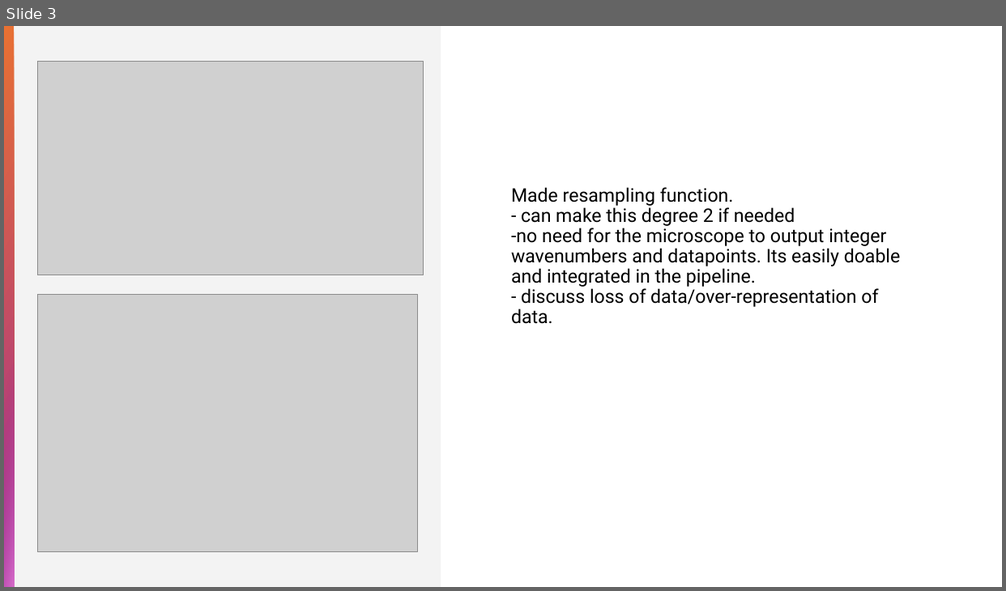
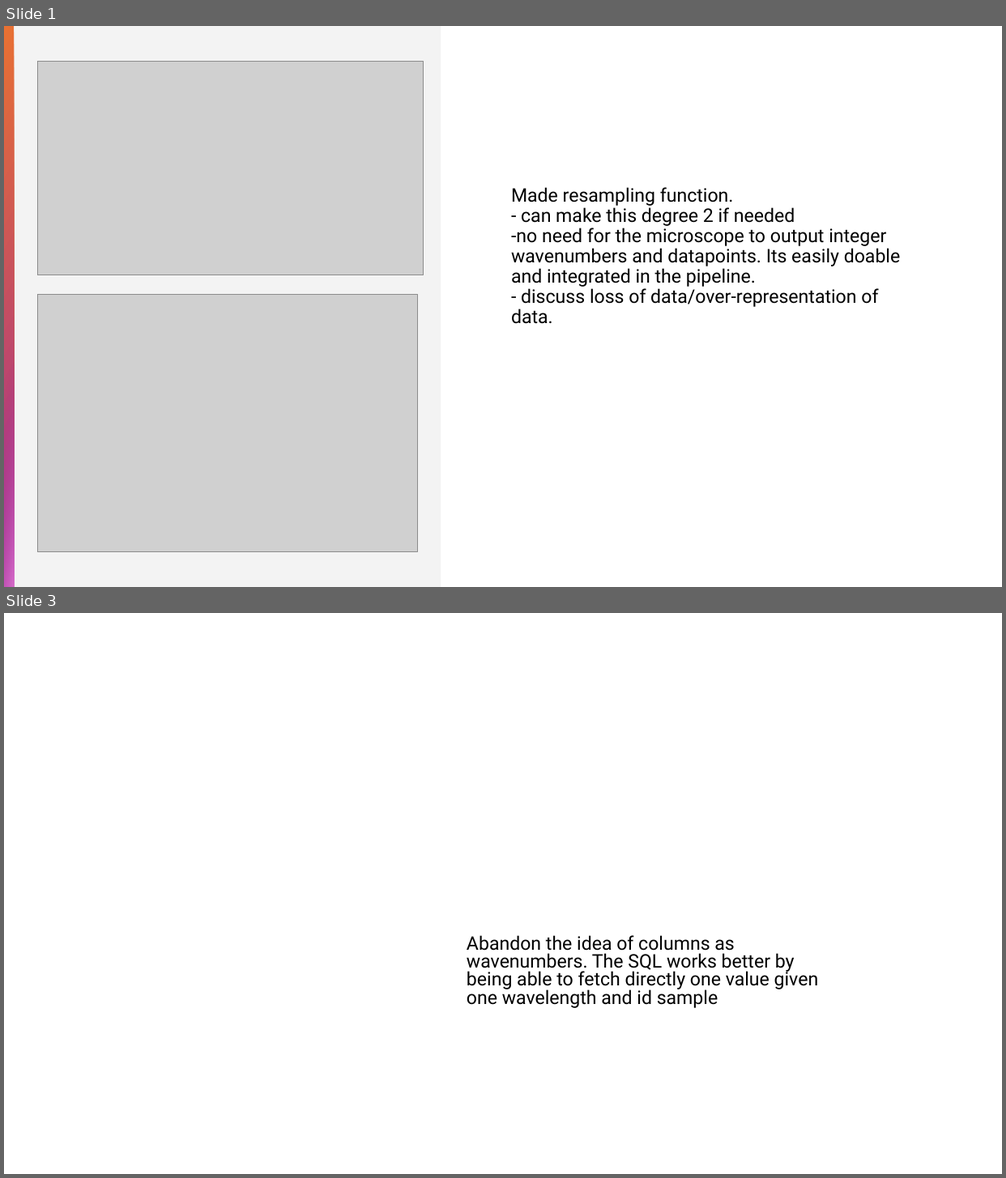
Before and after one commit to blichub/temp_raman_personal, a slide deck: raman_week8.pptx. Shown one above the other, each under a label of ours: slide 3 before the commit, slides 1 and 3 after it; the slides between them are not shown. The pictures are 1006x591 and 1006x1178 pixels, drawn with LibreOffice and Linux fonts; fonts in the diff are those of the drawing; grey boxes stand for pictures. Boxes give left, top, right and bottom in pixels: in the first picture for what was removed or moved away, otherwise in the second. Text is boxed around its words. In the diff, an @@ line names an element or a change of style, - is before the commit and + after.

```diff
--- a/raman_week8.pptx
+++ b/raman_week8.pptx
@@ slide 3 added at bbox=[4, 613, 1002, 1174], background #FFFFFF @@
@@ text added at bbox=[467, 935, 819, 1008], 18 pt, text #000000 @@
+Abandon the idea of columns as wavenumbers. The SQL works better by being able to fetch directly one value given one wavelength and id sample
@@ what was slide 3 is now slide 1 @@
```
Also in this commit, not shown: 1 other slide added, 2 slides removed, 6 other files.
